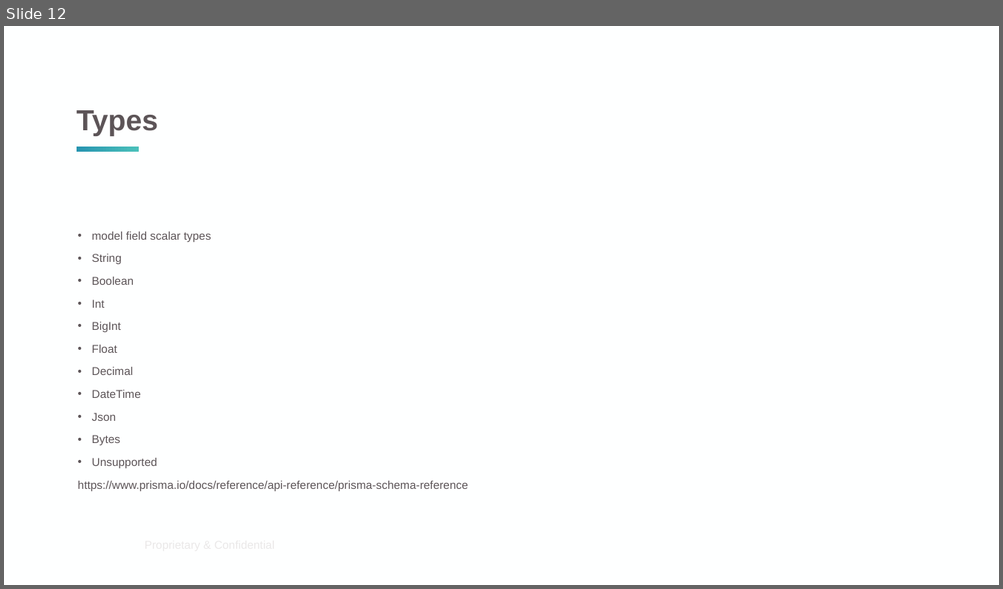
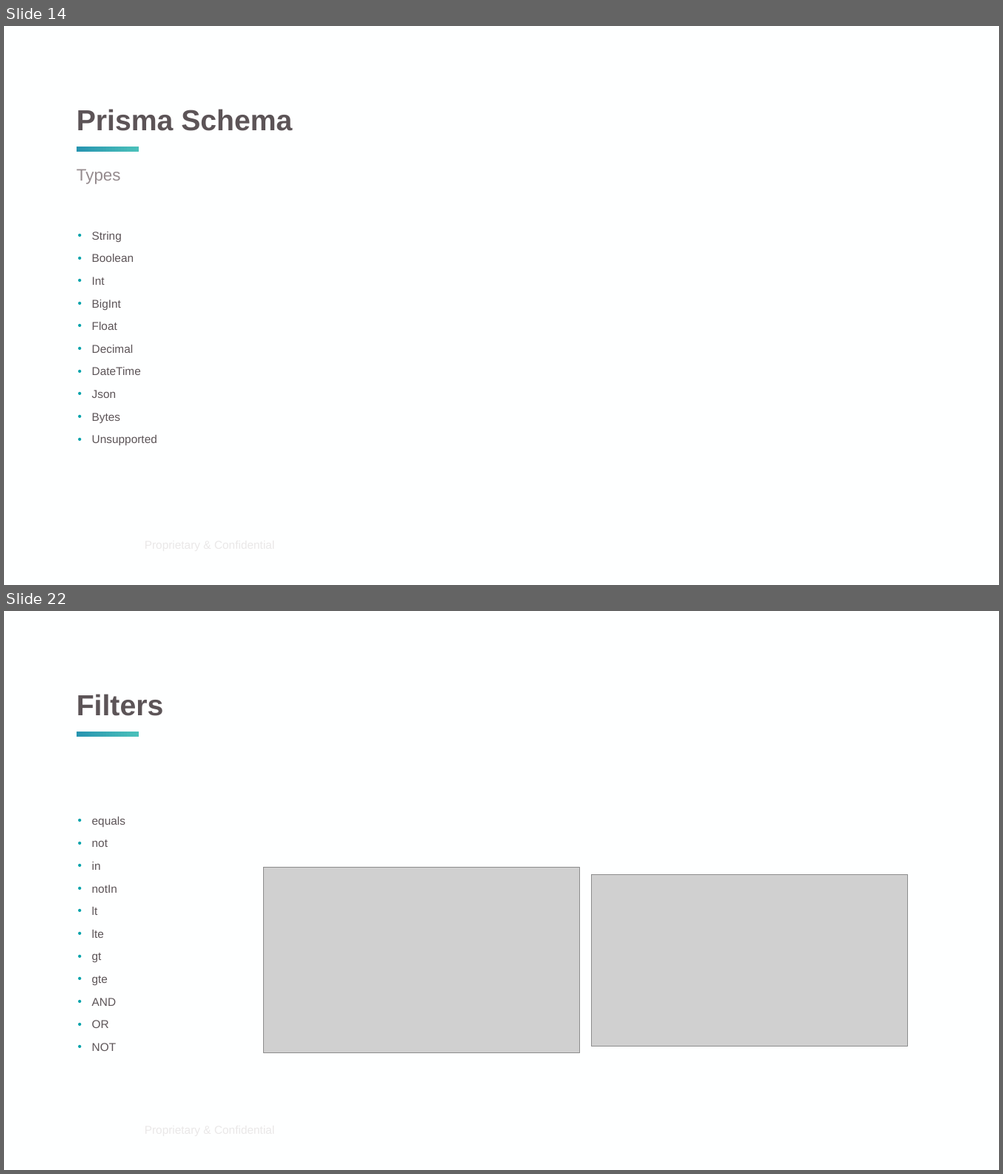
Before and after one commit to pedrompeixoto/nestjs-presentation, a slide deck: data_persistence.pptx. Shown one above the other, each under a label of ours: slide 12 before the commit, slides 14 and 22 after it; the slides between them are not shown. The pictures are 1003x589 and 1003x1174 pixels, drawn with LibreOffice and Linux fonts; fonts in the diff are those of the drawing; grey boxes stand for pictures; background and template pictures are left out. Boxes give left, top, right and bottom in pixels: in the first picture for what was removed or moved away, otherwise in the second. Text is boxed around its words. In the diff, an @@ line names an element or a change of style, - is before the commit and + after.

```diff
--- a/data_persistence.pptx
+++ b/data_persistence.pptx
@@ slide 22 added at (4,611,999,1170), background #FEFFFF; not listed: 2 template elements that a slide beside it also shows @@
@@ title added at (77,694,163,716), 28 pt, text #5C5457, bold @@
+Filters
@@ text added at (92,817,125,1051), 11 pt, text #5C5457 @@
+• equals
+• not
+• in
+• notIn
+• lt
+• lte
+• gt
+• gte
+• AND
+• OR
+• NOT
@@ picture added at (264,868,579,1054) @@
@@ picture added at (592,874,908,1046) @@
@@ what was slide 12 is now slide 14 @@
@@ slide 14 changed as well @@
@@ title at (77,109,292,131): text changed @@
-Types
+Prisma Schema
@@ text added at (77,169,121,184), 16 pt, text #958B8E @@
+Types
@@ text at (92,232,211,242): paragraph removed @@
-• model field scalar types
@@ text at (78,481,468,491): paragraph removed @@
-https://www.prisma.io/docs/reference/api-reference/prisma-schema-reference
```
Also in this commit, not shown: 13 other slides changed, 12 other slides added, 2 slides removed, 13 other files.
